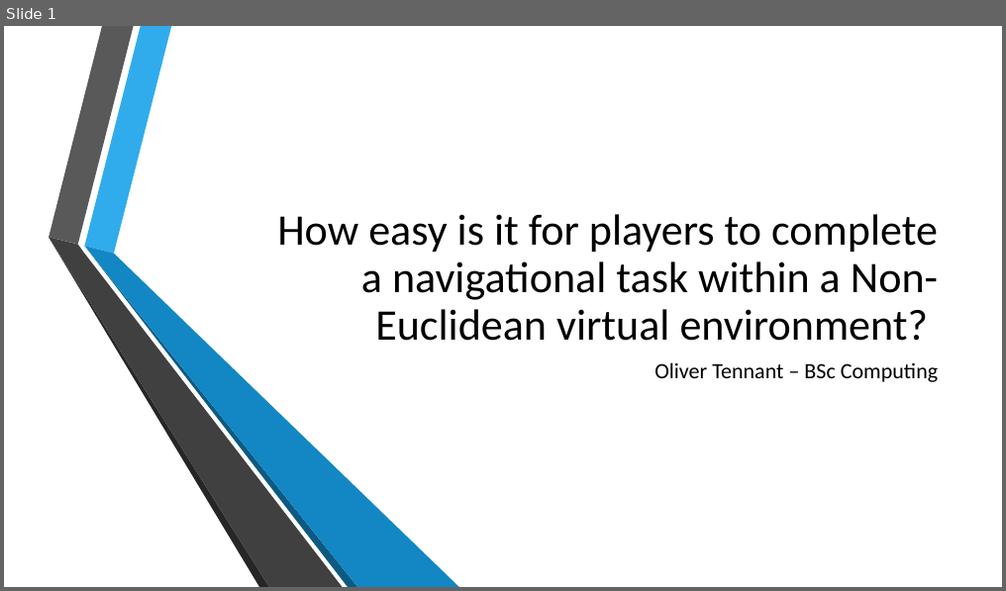
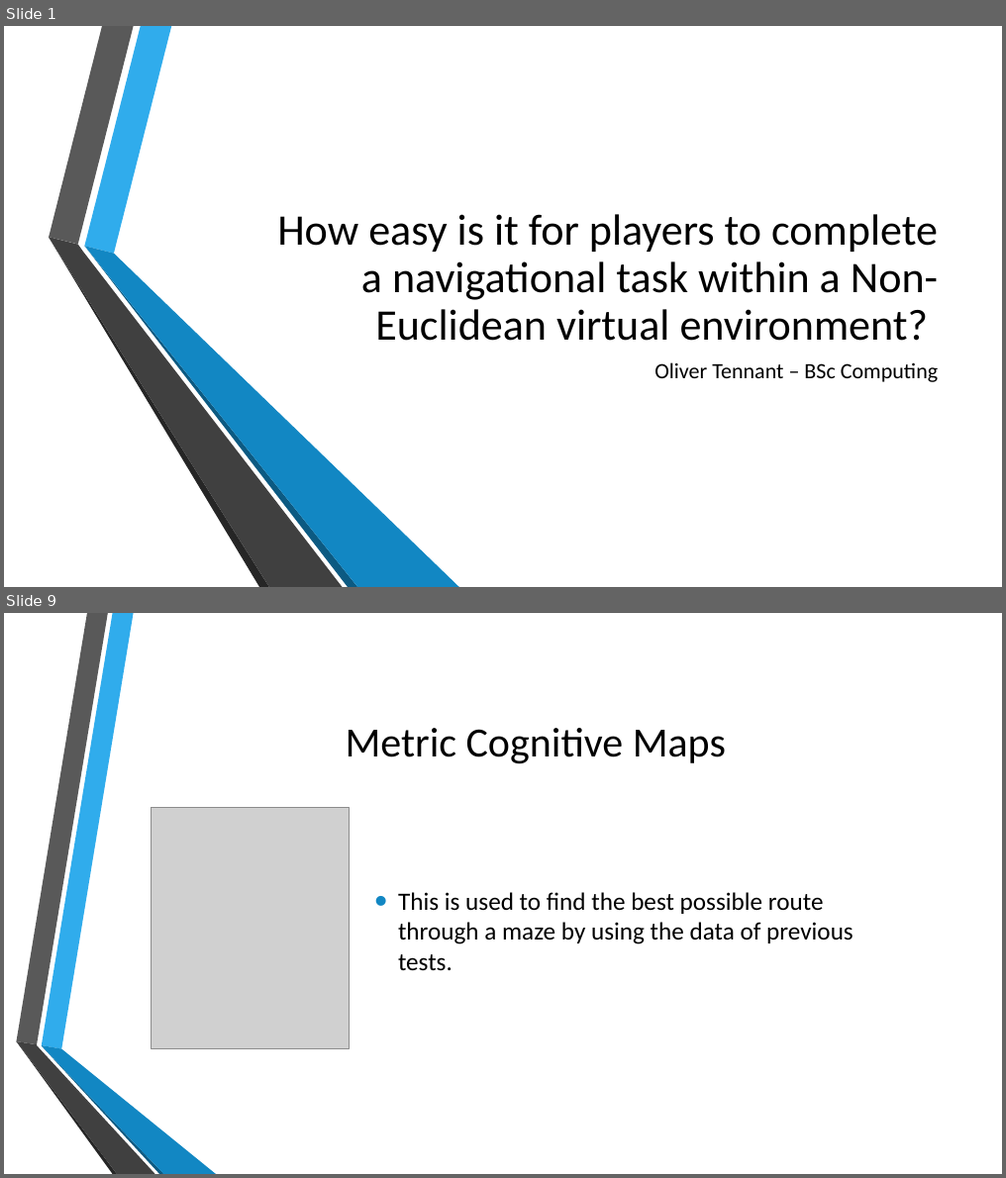
Before and after one commit to Lieu-Tennie/Non-Euclidean-Virtual-Environment-Artefact, a slide deck: Non-Euclidean Presentation.pptx. Shown one above the other, each under a label of ours: slide 1 before the commit, slides 1 and 9 after it; the slides between them are not shown. The pictures are 1006x591 and 1006x1178 pixels, drawn with LibreOffice and Linux fonts; fonts in the diff are those of the drawing; grey boxes stand for pictures; background and template pictures are left out. Boxes give left, top, right and bottom in pixels: in the first picture for what was removed or moved away, otherwise in the second. Text is boxed around its words. In the diff, an @@ line names an element or a change of style, - is before the commit and + after.

```diff
--- a/Non-Euclidean Presentation.pptx
+++ b/Non-Euclidean Presentation.pptx
@@ slide 9 added at (x1=4, y1=613, x2=1002, y2=1174), background picture (left out) @@
@@ title added at (x1=346, y1=728, x2=726, y2=764), 40 pt, text #000000 @@
+Metric Cognitive Maps
@@ picture added at (x1=151, y1=807, x2=349, y2=1049) @@
@@ text added at (x1=398, y1=892, x2=853, y2=971), 24 pt, text #000000 @@
+• This is used to find the best possible route through a maze by using the data of previous tests.
@@ group added at (x1=16, y1=613, x2=216, y2=1174): 6 freeform shapes @@
```
Also in this commit, not shown: 1 slide changed, 13 other slides added.
